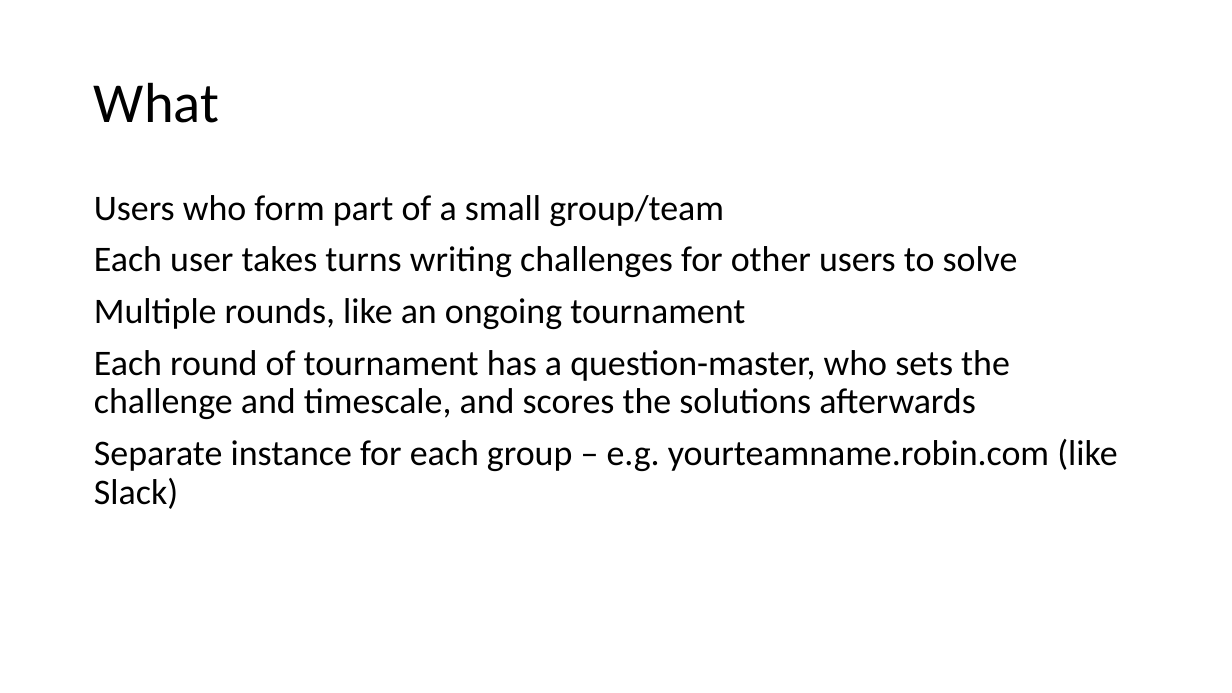
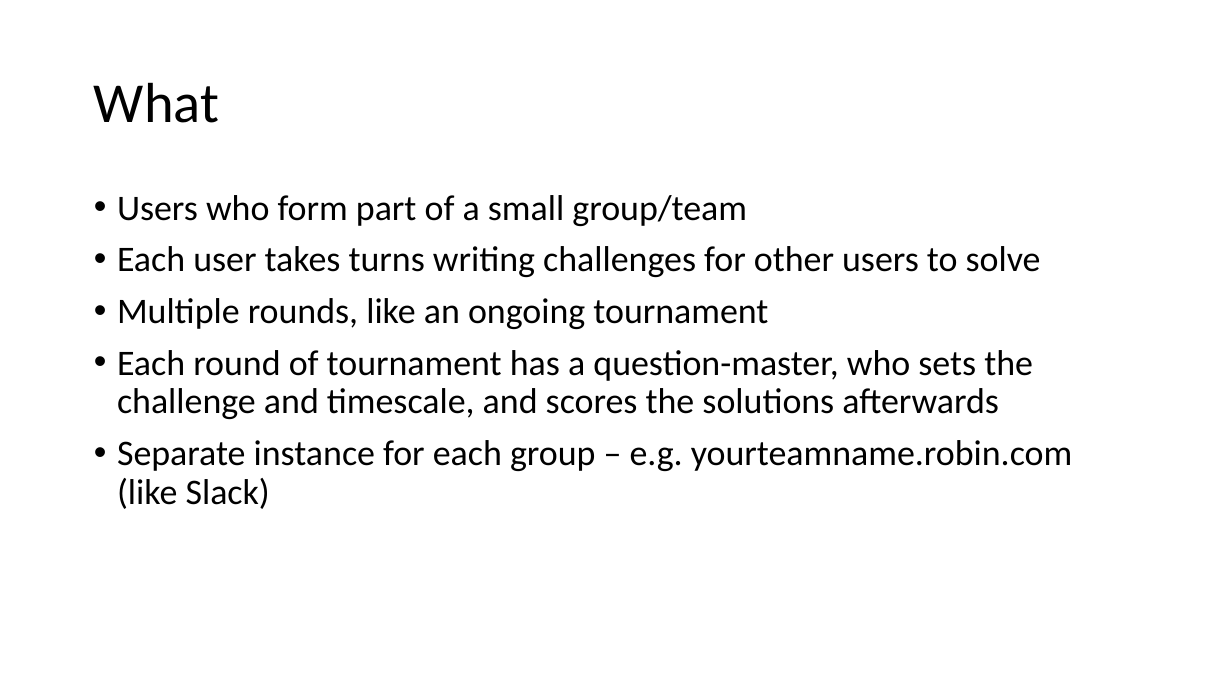
Before and after one commit to robertbastian/robin, a slide deck: slide 2 of presentation/group5_presentation.pptx. Drawn at 1232x693 pixels with LibreOffice and Linux fonts; fonts in the diff are those of the drawing. Boxes give left, top, right and bottom in pixels: in the first picture for what was removed or moved away, otherwise in the second. Text is boxed around its words. In the diff, an @@ line names an element or a change of style, - is before the commit and + after.

```diff
--- a/presentation/group5_presentation.pptx
+++ b/presentation/group5_presentation.pptx
@@ text "Users who form part of ..." at bbox=[117, 195, 1072, 509]: bullet none to • @@
```
Also in this commit, not shown: 2 other slides changed.
